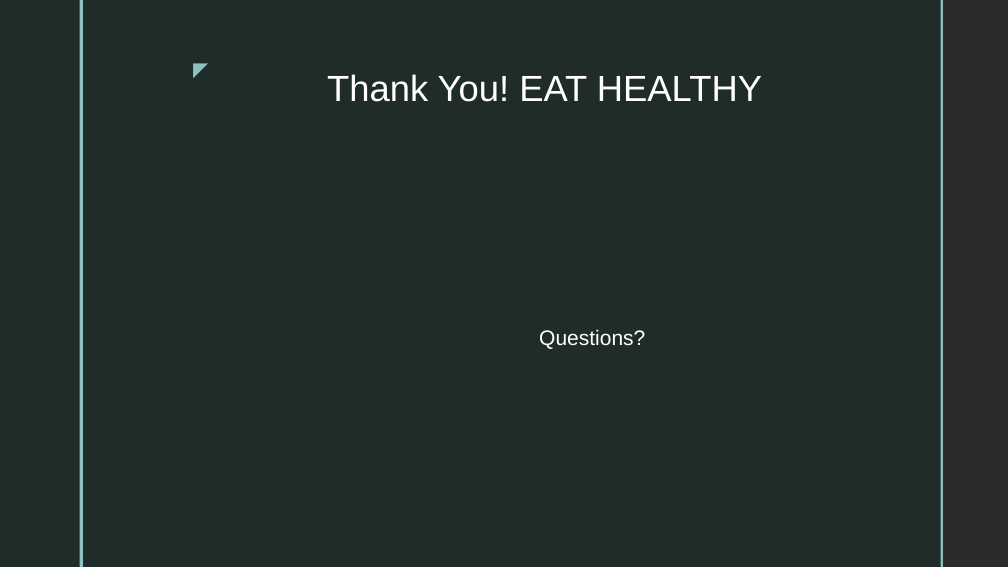
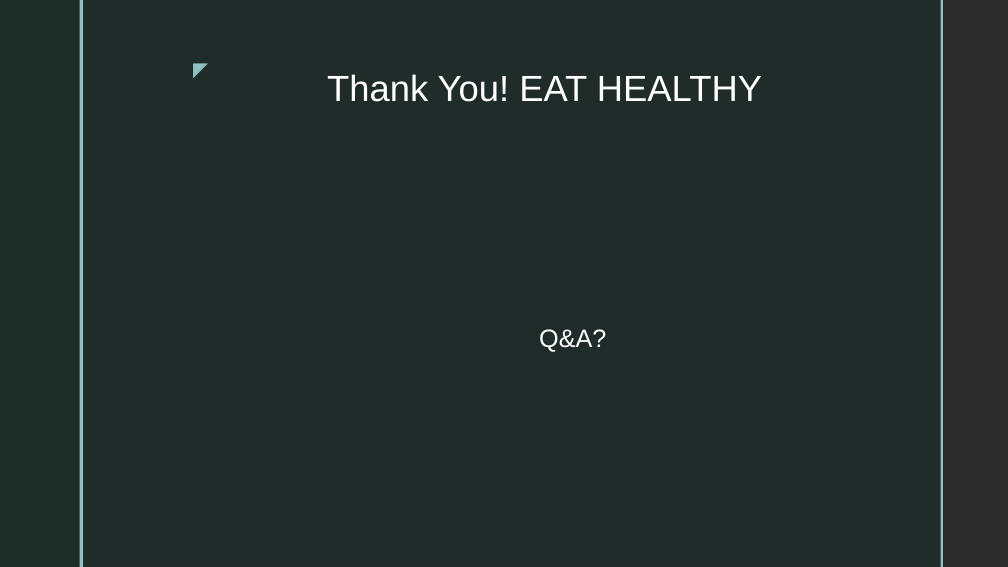
Before and after one commit to Arjun4391/DATA_SCIENCE_PROJECT1, a slide deck: slide 22 of Restaurants vs Obesity Project.pptx (slide 21 before the commit). Drawn at 1008x567 pixels with LibreOffice and Linux fonts; fonts in the diff are those of the drawing; background and template pictures are left out; a plain dark background stands for a picture behind light text. Boxes give left, top, right and bottom in pixels: in the first picture for what was removed or moved away, otherwise in the second. Text is boxed around its words. In the diff, an @@ line names an element or a change of style, - is before the commit and + after.

```diff
--- a/Restaurants vs Obesity Project.pptx
+++ b/Restaurants vs Obesity Project.pptx
@@ text at box(539, 329, 606, 352): text changed; size 15 to 18 pt @@
-Questions?
+Q&A?
```
Also in this commit, not shown: 2 other slides changed, 1 slide added, 2 other files.
